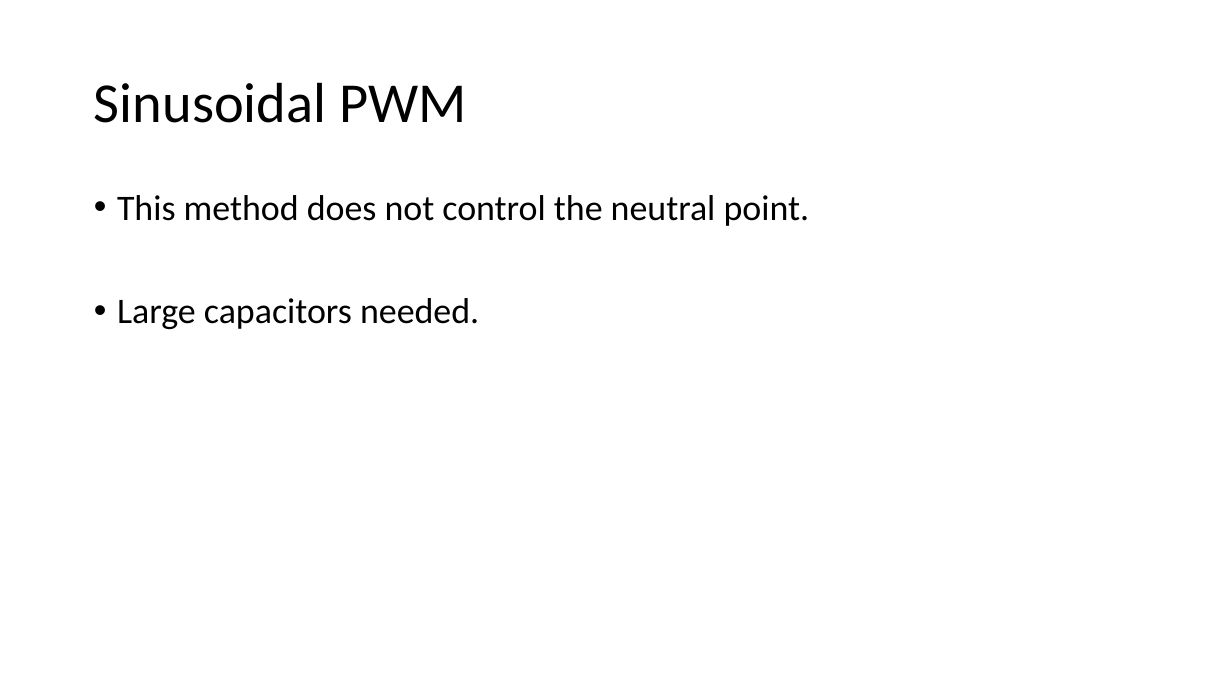
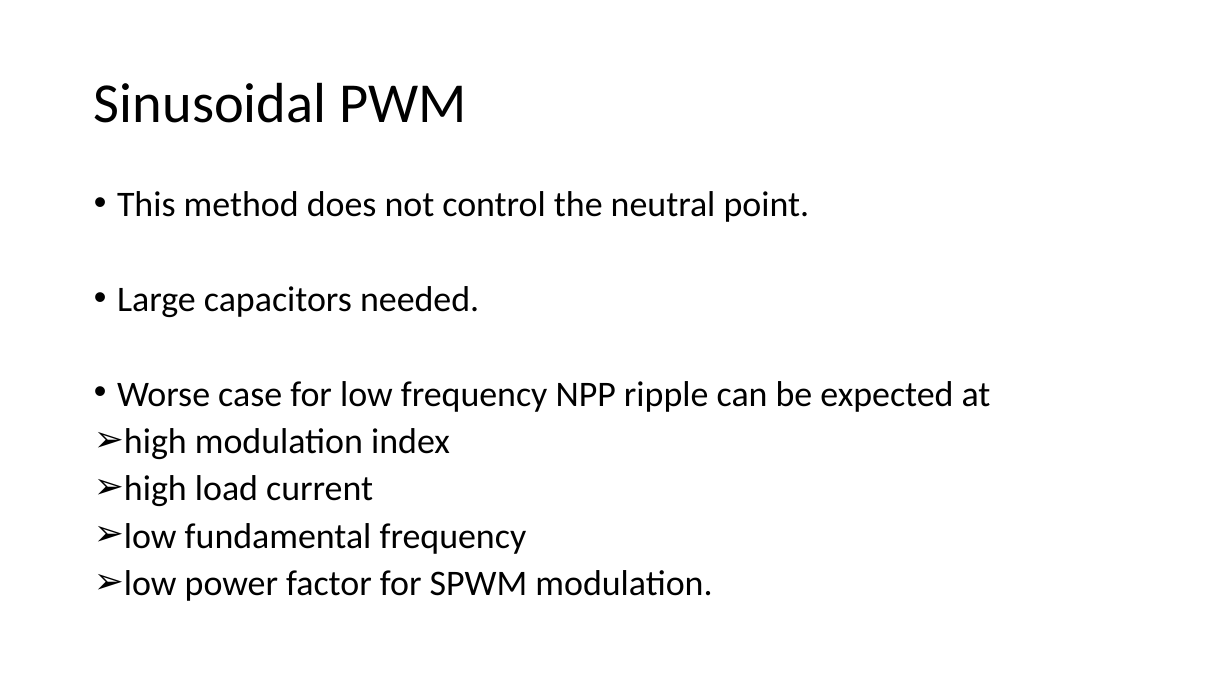
Before and after one commit to ahmetcan-akuz/Thesis, a slide deck: slide 5 of Reports/3-Level NPC Inverter Structure.pptx. Drawn at 1232x693 pixels with LibreOffice and Linux fonts; fonts in the diff are those of the drawing. Boxes give left, top, right and bottom in pixels: in the first picture for what was removed or moved away, otherwise in the second. Text is boxed around its words. In the diff, an @@ line names an element or a change of style, - is before the commit and + after.

```diff
--- a/Reports/3-Level NPC Inverter Structure.pptx
+++ b/Reports/3-Level NPC Inverter Structure.pptx
@@ text at [117, 191, 810, 317]: line spacing 0.9 to 0.8 @@
@@ text at [117, 381, 991, 601]: paragraphs added @@
+• Worse case for low frequency NPP ripple can be expected at
+➢ high modulation index
+➢ high load current
+➢ low fundamental frequency
+➢ low power factor for SPWM modulation.
```
Also in this commit, not shown: 6 slides added, 1 slide removed, 3 other files.
